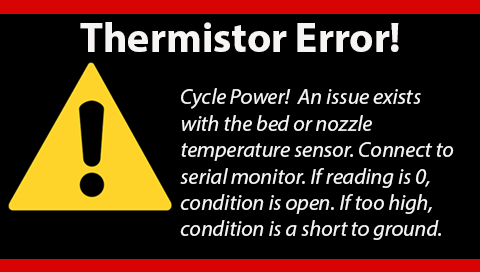
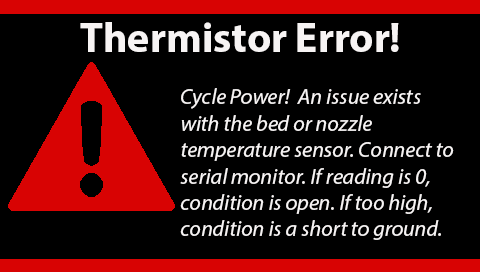
Two versions of the same layered image (480px x 272px). Layer-by-layer changes:
painted on "90_Thermistor_Error.bmp" over [8, 62, 175, 211]
